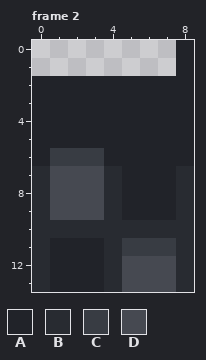
One commit to this pixel-art file: source/environment/building_5.ase. That is the earlier state.
9x14 pixels, 2 frames. Colours within 5 levels of each other are drawn and written as one. Shown: frame 2.
Palette (. is transparent): A #212329  B #282b31  C #383c43  D #464951
New version:
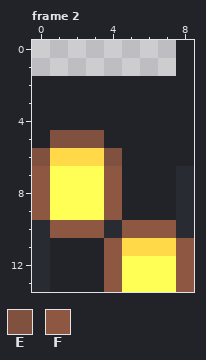
Colours new in this view: E #80513e  F #8e5742
Commit message: Gave the buildings some lights
The edit:
layer "Layer 1" colour dodge added
@@ palette @@
-C #383c43
+C #ffd948
-D #464951
+D #ffff55
--- frame 2, layer "Layer 1"
@@ x 0..8 @@
  4 AAAAAAAAA
- 5 AAAAAAAAA
- 6 ACCCAAAAA
- 7 BDDDBAAAB
- 8 BDDDBAAAB
- 9 BDDDBAAAB
-10 BBBBBBBBB
-11 BAAABCCCB
-12 BAAABDDDB
-13 BAAABDDDB
+ 5 AEEEAAAAA
+ 6 ECCCEAAAA
+ 7 FDDDFAAAB
+ 8 FDDDFAAAB
+ 9 FDDDFAAAB
+10 BFFFBFFFB
+11 BAAAFCCCF
+12 BAAAFDDDF
+13 BAAAFDDDF
